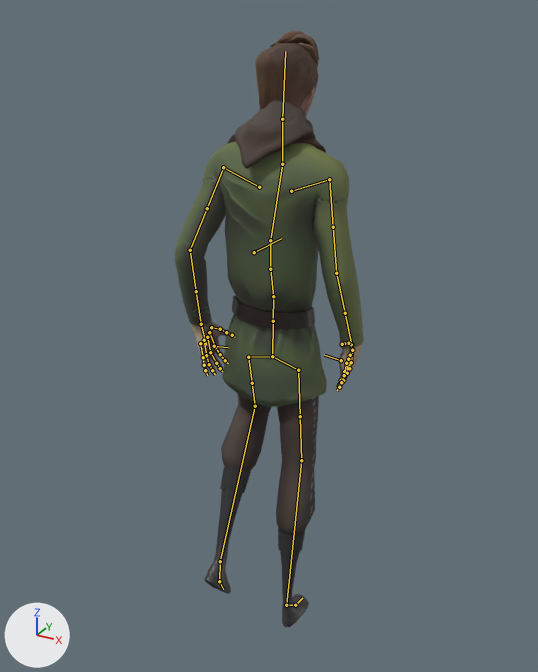
Two versions of the Blender file Victor/Character Animation/ThirdPerson/Locomotion_3rdPerson.blend, one commit apart.
One viewpoint serves both versions: a 50 mm camera at (0.946, -1.747, 1.846) aimed at (-0.014, -0.001, 0.973). Every picture has the same lights, and +X, +Y and +Z are marked at lower left. Both versions are drawn at frame 20 of the action 'Walk'; the numbers are the values there. The bones that bend it are drawn over the model as lines.

The first picture shows 'mc_body.001', 'mc_clothing.003', 'mc_clothing.004'.
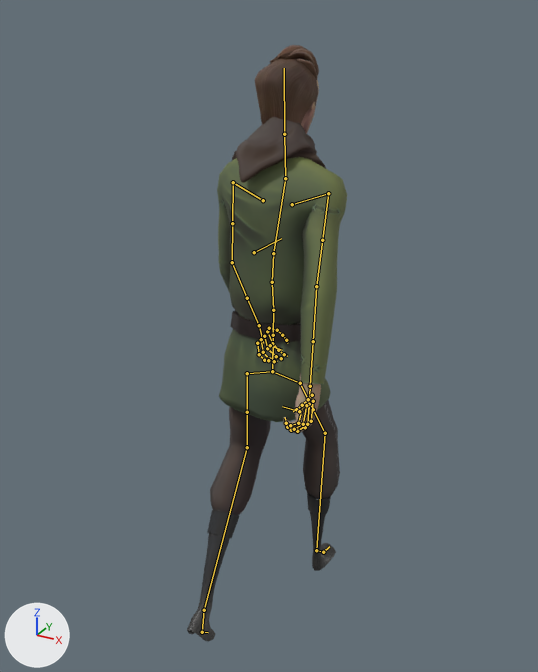
The edits, one by one:
Bone 'CTRL_COG.001' (bone_ctrl_cog_001) moves from (0.0, 0.0, 0.0) to (0.0, -0.042, 0.0).
Bone 'CTRL_COG.001' (bone_ctrl_cog_001) turns from (0, 0, 0) to (-4, 0, 0) degrees about its own x, y and z.
Bone 'CTRL_Hips.001' (bone_ctrl_hips_001) turns from (0, 0, -1) to (0, 6, 0) degrees about its own x, y and z.
Bone 'CTRL_FK_Torso.001' (bone_ctrl_fk_torso_001) turns from (-1, 0, 0) to (-3, 0, 0) degrees about its own x, y and z.
Bone 'CTRL_FK_Torso.002' (bone_ctrl_fk_torso_002) turns from (-7, 0, 0) to (-7, -1, 0) degrees about its own x, y and z.
Bone 'CTRL_FK_Torso.003' (bone_ctrl_fk_torso_003) turns from (-13, 0, 0) to (-7, -7, 1) degrees about its own x, y and z.
Bone 'FK_Bicep.L.001' (bone_fk_bicep_l_001) turns from (12, 0, 64) to (-22, -2, 60) degrees about its own x, y and z.
Bone 'FK_ForeArm.L.001' (bone_fk_forearm_l_001) turns from (-19, 0, 0) to (5, 0, 0) degrees about its own x, y and z.
Bone 'FK_Hand.L.001' (bone_fk_hand_l_001) turns from (0, 0, 0) to (0, 0, -14) degrees about its own x, y and z.
Bone 'FK_Bicep.R.001' (bone_fk_bicep_r_001) turns from (-14, 0, -60) to (5, 2, -66) degrees about its own x, y and z.
Bone 'FK_ForeArm.R.001' (bone_fk_forearm_r_001) turns from (0, 0, 0) to (13, 0, 0) degrees about its own x, y and z.
Bone 'FK_Hand.R.001' (bone_fk_hand_r_001) turns from (0, 0, 0) to (-2, -1, 13) degrees about its own x, y and z.
Bone 'CTRL_foot.L.001' (bone_ctrl_foot_l_001) moves from (0.0, 0.167, 0.168) to (0.032, 0.087, 0.341).
Bone 'CTRL_foot.L.001' (bone_ctrl_foot_l_001) turns from (-53, 0, 0) to (-36, 0, 0) degrees about its own x, y and z.
Bone 'CTRL_footToeTip.L.001' (bone_ctrl_foottoetip_l_001) turns from (0, 0, 0) to (-25, 0, 0) degrees about its own x, y and z.
Bone 'CTRL_IK_Toes.L.001' (bone_ctrl_ik_toes_l_001) turns from (-1, 0, 0) to (-30, 0, 0) degrees about its own x, y and z.
Bone 'CTRL_IkPole_Leg.L.001' (bone_ctrl_ikpole_leg_l_001) moves from (0.0, 0.0, 0.0) to (-0.041, 0.18, 0.0).
Bone 'CTRL_foot.R.001' (bone_ctrl_foot_r_001) moves from (0.0, 0.0, 0.0) to (-0.027, 0.006, -0.281).
Bone 'CTRL_IkPole_Leg.R.001' (bone_ctrl_ikpole_leg_r_001) moves from (0.0, 0.0, 0.0) to (0.078, 0.17, 0.0).
Bone 'DEF_Thumb.L.005' (bone_def_thumb_l_005) turns from (0, 0, 0) to (-33, 0, 0) degrees about its own x, y and z.
Bone 'CTRL_FK_Index.L.002' (bone_ctrl_fk_index_l_002) turns from (0, 0, 0) to (-22, 0, 0) degrees about its own x, y and z.
Bone 'CTRL_FK_Index.L.003' (bone_ctrl_fk_index_l_003) turns from (0, 0, 0) to (-16, 0, 0) degrees about its own x, y and z.
Bone 'CTRL_FK_Middle.L.002' (bone_ctrl_fk_middle_l_002) turns from (0, 0, 0) to (-33, 0, 0) degrees about its own x, y and z.
Bone 'CTRL_FK_Middle.L.003' (bone_ctrl_fk_middle_l_003) turns from (0, 0, 0) to (-27, 0, 0) degrees about its own x, y and z.
Bone 'CTRL_FK_Ring.L.002' (bone_ctrl_fk_ring_l_002) turns from (0, 0, 0) to (-40, 0, 0) degrees about its own x, y and z.
Bone 'CTRL_FK_Ring.L.003' (bone_ctrl_fk_ring_l_003) turns from (0, 0, 0) to (-20, 0, 0) degrees about its own x, y and z.
Bone 'CTRL_FK_Thumb.L.001' (bone_ctrl_fk_thumb_l_001) turns from (0, 0, 0) to (-8, 0, 0) degrees about its own x, y and z.
Bone 'CTRL_FK_Thumb.L.002' (bone_ctrl_fk_thumb_l_002) turns from (0, 0, 0) to (-12, 0, 0) degrees about its own x, y and z.
Bone 'CTRL_FK_Pinky.L.002' (bone_ctrl_fk_pinky_l_002) turns from (0, 0, 0) to (-49, 0, 0) degrees about its own x, y and z.
Bone 'CTRL_FK_Pinky.L.003' (bone_ctrl_fk_pinky_l_003) turns from (0, 0, 0) to (-43, 0, 0) degrees about its own x, y and z.
Bone 'CTRL_FK_Pinky.L.004' (bone_ctrl_fk_pinky_l_004) turns from (0, 0, 0) to (-28, 0, 0) degrees about its own x, y and z.
Bone 'DEF_Thumb.R.005' (bone_def_thumb_r_005) turns from (0, 0, 0) to (-43, 0, 0) degrees about its own x, y and z.
Bone 'CTRL_FK_Index.R.002' (bone_ctrl_fk_index_r_002) turns from (0, 0, 0) to (-19, 0, 0) degrees about its own x, y and z.
Bone 'CTRL_FK_Index.R.003' (bone_ctrl_fk_index_r_003) turns from (0, 0, 0) to (-16, 0, 0) degrees about its own x, y and z.
Bone 'CTRL_FK_Index.R.004' (bone_ctrl_fk_index_r_004) turns from (0, 0, 0) to (-20, 0, 0) degrees about its own x, y and z.
Bone 'CTRL_FK_Middle.R.002' (bone_ctrl_fk_middle_r_002) turns from (0, 0, 0) to (-25, 0, 0) degrees about its own x, y and z.
Bone 'CTRL_FK_Middle.R.003' (bone_ctrl_fk_middle_r_003) turns from (0, 0, 0) to (-31, 0, 0) degrees about its own x, y and z.
Bone 'CTRL_FK_Middle.R.004' (bone_ctrl_fk_middle_r_004) turns from (0, 0, 0) to (-26, 0, 0) degrees about its own x, y and z.
Bone 'CTRL_FK_Ring.R.002' (bone_ctrl_fk_ring_r_002) turns from (0, 0, 0) to (-41, 0, 0) degrees about its own x, y and z.
Bone 'CTRL_FK_Ring.R.003' (bone_ctrl_fk_ring_r_003) turns from (0, 0, 0) to (-19, 0, 0) degrees about its own x, y and z.
Bone 'CTRL_FK_Ring.R.004' (bone_ctrl_fk_ring_r_004) turns from (0, 0, 0) to (-35, 0, 0) degrees about its own x, y and z.
Bone 'CTRL_FK_Thumb.R.001' (bone_ctrl_fk_thumb_r_001) turns from (0, 0, 0) to (-17, 0, 0) degrees about its own x, y and z.
Bone 'CTRL_FK_Thumb.R.002' (bone_ctrl_fk_thumb_r_002) turns from (0, 0, 0) to (-19, 0, 0) degrees about its own x, y and z.
Bone 'CTRL_FK_Pinky.R.002' (bone_ctrl_fk_pinky_r_002) turns from (0, 0, 0) to (-54, 0, 0) degrees about its own x, y and z.
Bone 'CTRL_FK_Pinky.R.003' (bone_ctrl_fk_pinky_r_003) turns from (0, 0, 0) to (-33, 0, 0) degrees about its own x, y and z.
Bone 'CTRL_FK_Pinky.R.004' (bone_ctrl_fk_pinky_r_004) turns from (0, 0, 0) to (-34, 11, 0) degrees about its own x, y and z.
Bone 'CTRL_FK_Neck.001' (bone_ctrl_fk_neck_001) turns from (18, 0, 0) to (17, 0, 0) degrees about its own x, y and z.
Bone 'CTRL_FK_Head.001' (bone_ctrl_fk_head_001) turns from (0, 0, 0) to (7, 5, -1) degrees about its own x, y and z.
Bone 'DEF_Shoulder.L.002' (bone_def_shoulder_l_002) turns from (-13, 0, 0) to (-18, 0, 0) degrees about its own x, y and z.
Bone 'DEF_Shoulder.R.002' (bone_def_shoulder_r_002) turns from (-15, 0, 0) to (-20, 0, 0) degrees about its own x, y and z.

Changed parts and their boxes [x1, y1, x2, y2] in the pictures (538 x 672 px):
'mc_clothing.003', posed (31% narrower): before [175, 101, 364, 407]; after [217, 117, 347, 422]
'mc_clothing.004', posed (33% wider): before [204, 393, 319, 627]; after [187, 400, 340, 641]
'mc_body.001', posed: before [191, 30, 361, 392]; after [255, 45, 321, 434]
bone 'DEF_Thumb.L.005', root to tip: before (232, 335) to (235, 337); after (286, 340) to (287, 343)
bone 'DEF_Thumb.R.005', root to tip: before (342, 344) to (340, 344); after (296, 409) to (293, 411)
